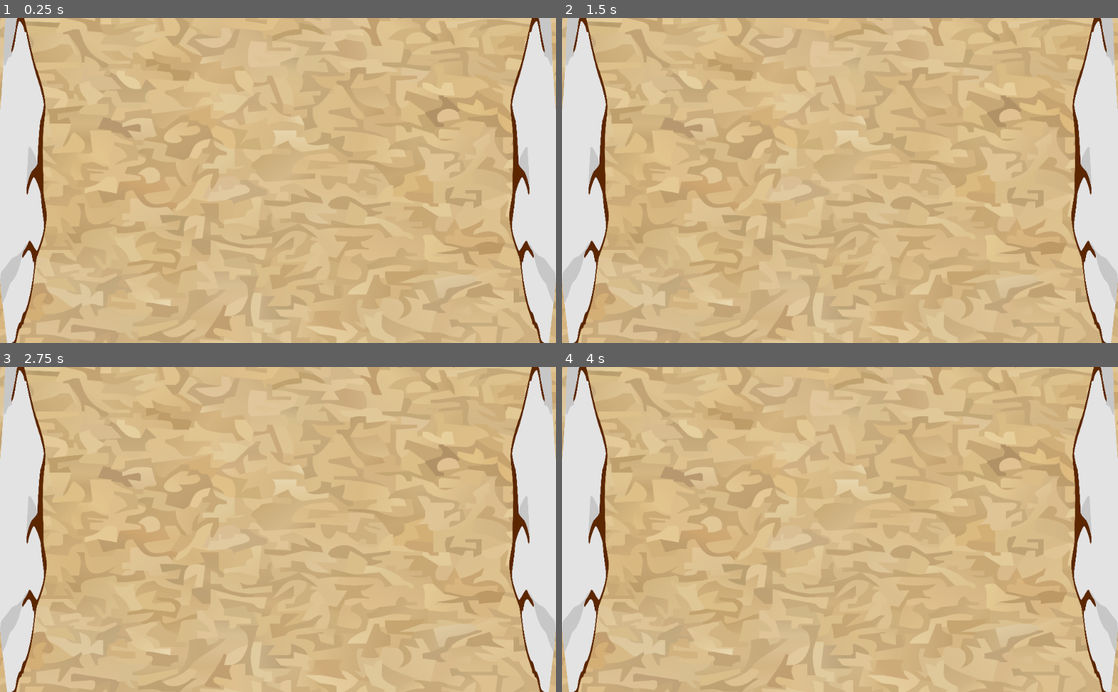
Above: before the commit, frames 1-4 (two rows, left to right).
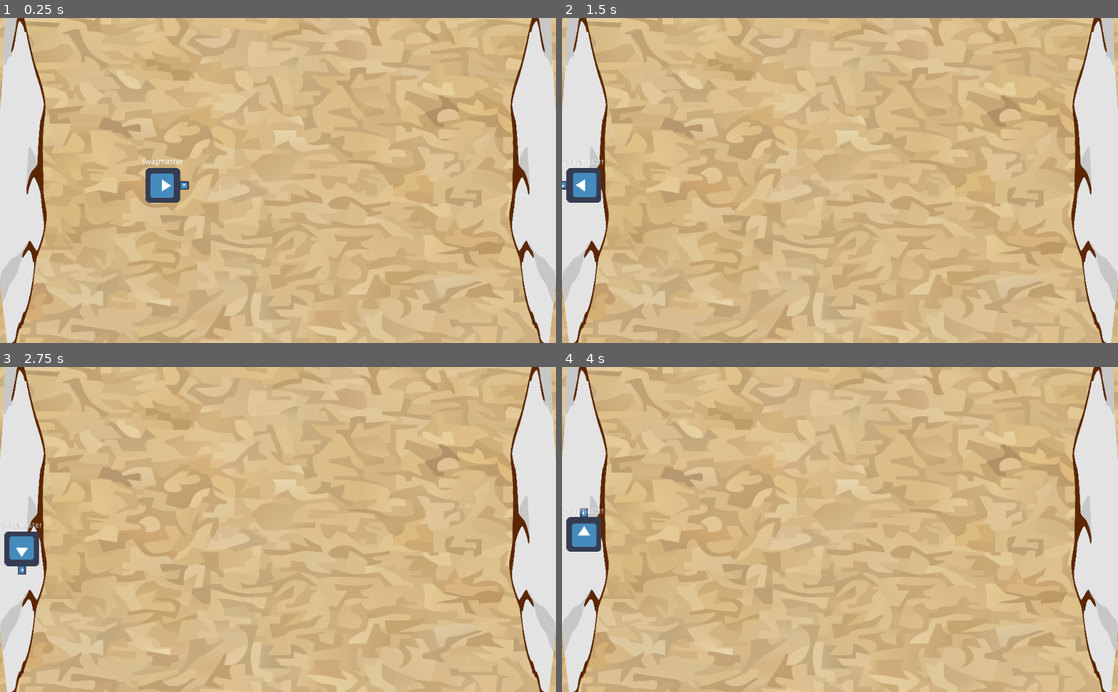
Above: after the commit, the same moments.

Repository: Luzzotica/BugOfWar
Game: Godot game, scene res://Scenes/BasicMap.tscn
Same seed, same stepped clock (60 frames per second), same inputs: the game is played once before the commit and once after it. This scene is started directly instead of the project's main scene. The engine's default icon, where the game draws it, is replaced by a stand-in: a white triangle on a blue panel in a dark square.
Inputs (mouse positions are in pixels of both pictures, inside the frame that each line leads up to):
- Up to frame 1 (0.25 s): no input
- Up to frame 2 (1.5 s): tap Enter at 0.5 s; move the mouse to (962, 164) at 0.52 s; hold Right (ui_right) 0.53-1.25 s; hold A (a) 0.53-1.25 s; click (962, 164) at 0.67 s; tap D (d) at 0.8 s; drag from (728, 196) to (584, 180) at 1.27 s
- Up to frame 3 (2.75 s): tap Space (special) at 2 s; move the mouse to (333, 458) at 2.02 s; hold Right (ui_right) from 2.03 s (still down); hold Shift (grab) from 2.03 s (still down); tap S (s) at 2.3 s
- Up to frame 4 (4 s): release Right (ui_right) at 2.75 s; release Shift (grab) at 2.75 s; tap Enter at 2.75 s; drag from (812, 594) to (1095, 529) at 2.77 s; tap Space (special) at 3.5 s; move the mouse to (1006, 578) at 3.52 s; hold Left (ui_left) from 3.53 s (still down); hold Space (special) from 3.53 s (still down); tap W (w) at 3.8 s

The runs differ from the first frame. In frame 1, 0.8% of the frame differs, in the area x 25-34%, y 43-57%; in frame 2, 0.7%; in frame 3, 0.7%; in frame 4, 0.7%.

Commit message:
Added local setup to BasicMap for Eric

Diff:
--- /dev/null
+++ b/Scenes/BasicMap.gd
@@ -0,0 +1,18 @@
+extends Node2D
+
+
+# Declare member variables here. Examples:
+# var a = 2
+# var b = "text"
+
+
+# Called when the node enters the scene tree for the first time.
+func _ready():
+	# FOR LOCAL DEV
+	$PlayerController.setup_local()
+	$Ant.controller = $PlayerController
+
+
+# Called every frame. 'delta' is the elapsed time since the previous frame.
+#func _process(delta):
+#	pass
--- a/Scenes/BasicMap.tscn
+++ b/Scenes/BasicMap.tscn
@@ -1,7 +1,10 @@
-[gd_scene load_steps=5 format=2]
+[gd_scene load_steps=8 format=2]
 
 [ext_resource path="res://resources/drawable/Sand Map 2 (Screenshot bc we can't export).png" type="Texture" id=1]
 [ext_resource path="res://Entities/Anthill.tscn" type="PackedScene" id=2]
+[ext_resource path="res://Scenes/BasicMap.gd" type="Script" id=3]
+[ext_resource path="res://Scripts/Controllers/PlayerController.tscn" type="PackedScene" id=4]
+[ext_resource path="res://Entities/Ant.tscn" type="PackedScene" id=5]
 
 [sub_resource type="RectangleShape2D" id=1]
 extents = Vector2( 512, 4.98372 )
@@ -9,7 +12,8 @@
 [sub_resource type="RectangleShape2D" id=2]
 extents = Vector2( 5.5, 299.5 )
 
-[node name="Node2D" type="Node2D"]
+[node name="BasicMap" type="Node2D"]
+script = ExtResource( 3 )
 
 [node name="NinePatchRect" type="NinePatchRect" parent="."]
 margin_right = 1024.0
@@ -41,3 +45,8 @@
 [node name="AnthillR" parent="Anthills" instance=ExtResource( 2 )]
 position = Vector2( 1024, 0 )
 scale = Vector2( -1, 1 )
+
+[node name="PlayerController" parent="." instance=ExtResource( 4 )]
+
+[node name="Ant" parent="." instance=ExtResource( 5 )]
+position = Vector2( 300, 309 )
--- a/Scripts/Controllers/PlayerController.gd
+++ b/Scripts/Controllers/PlayerController.gd
@@ -39,7 +39,9 @@
 
 
 func _on_frame_input_local(input: Dictionary):
-	rpc_unreliable_id(1, "set_input", input)
+	direction = input["d"]
+	grab_pressed = input["g"]
+	special_pressed = input["s"]
 
 
 func _on_reliable_action(info: Dictionary):
--- /dev/null
+++ b/Scripts/NaturalDisasterFactory.gd
@@ -0,0 +1,106 @@
+extends Node2D
+
+export(PackedScene) var foot
+export(PackedScene) var fire
+export(PackedScene) var flood
+
+var rng = RandomNumberGenerator.new()
+
+enum Frequencies {
+	XSHORT = 0
+	SHORT = 1
+	MEDIUM = 2
+	LONG = 3
+	XLONG = 4
+	NEVER = 5
+}
+
+enum Disasters {
+	FOOT = 0
+	FIRE = 1
+	FLOOD = 2
+}
+
+# Declare member variables here.
+var time_until_next_disaster = INF
+var mean_frequency = INF
+var variance = 0
+var disaster_area = null
+
+var paused = true
+
+# Called when the node enters the scene tree for the first time.
+func _ready():
+	# reset the disaster timer
+	_reset_disaster_timer()
+
+# Called every frame. 'delta' is the elapsed time since the previous frame.
+func _process(delta):
+	if paused:
+		return
+
+	time_until_next_disaster -= delta
+
+	if time_until_next_disaster < 0:
+		_spawn_disaster()
+		_reset_disaster_timer()
+
+func _reset_disaster_timer():
+	if mean_frequency < INF:
+		time_until_next_disaster = rng.randfn(mean_frequency, variance)
+
+func _spawn_disaster():
+	# get disaster origin
+	var origin = RandomCoordinateFactory.get_point_in_area(disaster_area)
+	var rotation = rng.randf_range(0,180)
+	# select a disaster type
+	# spawn that object, and let it go do its thing
+	var disaster_type = rng.randi_range(0,2)
+	var disaster_instance = null
+
+	if disaster_type == 0:
+		# foot
+		disaster_instance = foot.instance()
+	elif disaster_type == 1:
+		# fire
+		disaster_instance = fire.instance()
+	elif disaster_type == 2:
+		# flood
+		disaster_instance = flood.instance()
+	else:
+		print("Invalid disaster type: ", disaster_type)
+
+	# setup the instance with the origin
+	disaster_instance.setup(origin, rotation)
+	# add the disaster to the disaster area
+	disaster_area.add_child(disaster_instance)
+
+func set_disaster_frequency(freq):
+	if freq == Frequencies.XSHORT:
+		mean_frequency = 7
+	elif freq == Frequencies.SHORT:
+		mean_frequency = 22
+	elif freq == Frequencies.MEDIUM:
+		mean_frequency = 37
+	elif freq == Frequencies.LONG:
+		mean_frequency = 52
+	elif freq == Frequencies.XLONG:
+		mean_frequency = 67
+	elif freq == Frequencies.NEVER:
+		pass
+	else:
+		# this is an error
+		print("Invalid disaster freqency: ", freq)
+
+	# else leave the default value of infinity
+	if mean_frequency < INF:
+		variance = mean_frequency / 5.0
+
+func set_disaster_area(area: Area2D):
+	disaster_area = area
+
+func pause():
+	paused = true
+
+func unpause():
+	paused = false
--- /dev/null
+++ b/Scripts/NaturalDisasterFactory.tscn
@@ -0,0 +1,12 @@
+[gd_scene load_steps=5 format=2]
+
+[ext_resource path="res://NaturalDisasterFactory.gd" type="Script" id=1]
+[ext_resource path="res://Fire.tscn" type="PackedScene" id=2]
+[ext_resource path="res://Flood.tscn" type="PackedScene" id=3]
+[ext_resource path="res://Foot.tscn" type="PackedScene" id=4]
+
+[node name="NaturalDisasterFactory" type="Node2D"]
+script = ExtResource( 1 )
+foot = ExtResource( 4 )
+fire = ExtResource( 2 )
+flood = ExtResource( 3 )
--- /dev/null
+++ b/Scripts/RandomCoordinateFactory.gd
@@ -0,0 +1,23 @@
+extends Node2D
+
+var rng = RandomNumberGenerator.new()
+
+# Called when the node enters the scene tree for the first time.
+func _ready():
+	pass # Replace with function body.
+
+
+# Called every frame. 'delta' is the elapsed time since the previous frame.
+#func _process(delta):
+#	pass
+
+func get_point_in_area(area: Area2D) -> Vector2:
+	# get the size of the shape
+	var extent = area.shape.extents
+	# get the center, but then modify it to be the corner of the area
+	var origin = area.global_position - extent/2.0
+	# uniformly generate an X and a Y inside the rectangle's area
+	var x = rng.randf_range(origin.x, extent.x)
+	var y = rng.randf_range(origin.y, extent.y)
+	# convert to Vector2 and return
+	return Vector2(x, y)
--- /dev/null
+++ b/Scripts/RandomCoordinateFactory.tscn
@@ -0,0 +1,6 @@
+[gd_scene load_steps=2 format=2]
+
+[ext_resource path="res://RandomCoordinateFactory.gd" type="Script" id=1]
+
+[node name="RandomCoordinateFactory" type="Node2D"]
+script = ExtResource( 1 )
--- a/project.godot
+++ b/project.godot
@@ -9,7 +9,7 @@
 config_version=4
 
 _global_script_classes=[ {
-"base": "Reference",
+"base": "Node2D",
 "class": "PlayerController",
 "language": "GDScript",
 "path": "res://Scripts/Controllers/PlayerController.gd"
Binary file added: resources/drawable/Shoe Shadow.png
Binary file added: resources/drawable/Shoe-Blue.png
Binary file added: resources/drawable/Shoe-Maroon.png
